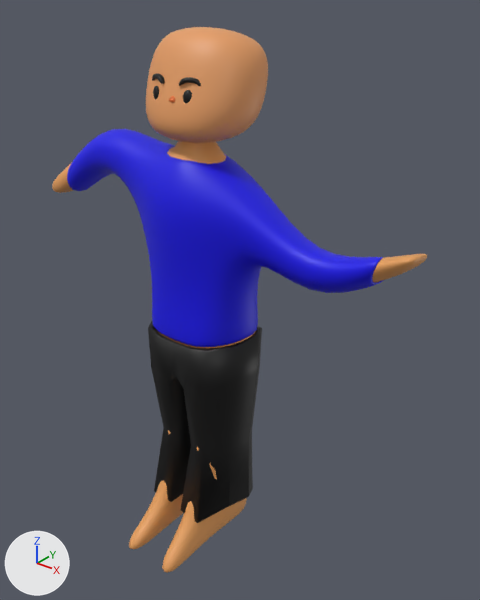
Renders of the OBJ model DirectXGame/Resources/ningen/ningen.obj from each side of a commit.
Both versions are drawn from a 50 mm lens placed at (3.03, -3.12, 4.27), pointed at (0.3, 0.29, 2.15). Arrows for +X, +Y and +Z are at lower left; the lights stay in place. The first picture is the older version. Where no turn or scale is listed for an object, it has been applied to the vertices.

In view in the first picture: 'head.001'.
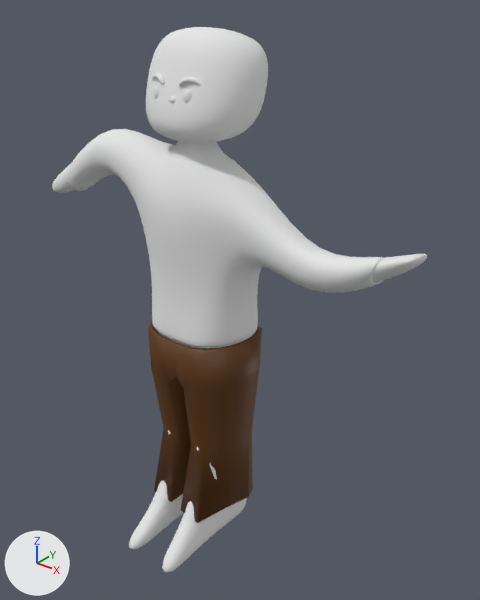
Boxes [x1, y1, x2, y2] around the edits, measured in the pictures (480 x 600 px):
part 1 of me_head_001, recoloured (orange to white): [146, 27, 268, 143] in both
part 2 of me_head_001, recoloured: [52, 141, 427, 573] in both
part 3 of me_head_001, recoloured: [183, 90, 192, 103] in both
part 4 of me_head_001, recoloured: [153, 86, 159, 99] in both
part 5 of me_head_001, recoloured: [179, 77, 201, 86] in both
part 6 of me_head_001, recoloured: [152, 74, 165, 84] in both
part 7 of me_head_001, recoloured (blue to white): [67, 129, 384, 347] in both
part 8 of me_head_001, recoloured: [148, 321, 262, 523] in both

The edits, one by one:
Picture 'ningen.png' (img_ningen_png) is new.
Material 'Material' (mat_material) is new.
Its base color is (0.8, 0.8, 0.8) (white #e7e7e7).
Its roughness is 1.0.
Material 'マテリアル.001' (mat_マテリアル_001) is new.
Its texture is img_ningen_png.
me_head_001 has 10198 vertices, 10254 faces and spans x -1.53..1.67, y -0.57..0.6, z 0.03..3.99.
me_head_001 is used by ob_head_001; location (0.0, 0.0, 0.0).
me_head_001 no longer uses material mat_マテリアル_008 (orange #e76f2a).
me_head_001 part 1: all 640 faces that had it switch from mat_マテリアル_005 (orange #e79e64) to mat_material (white #e7e7e7).
me_head_001 part 2: all 3040 faces that had it switch from mat_マテリアル_004 (orange #e7a15e) to mat_material (white #e7e7e7).
me_head_001 part 3: all 512 faces that had it switch from mat_マテリアル_006 (black #000000) to mat_material (white #e7e7e7).
me_head_001 part 4: all 512 faces that had it switch from mat_マテリアル_007 (black #000000) to mat_material (white #e7e7e7).
me_head_001 part 5: all 1152 faces that had it switch from mat_マテリアル_009 (black #000000) to mat_material (white #e7e7e7).
me_head_001 part 6: all 1152 faces that had it switch from mat_マテリアル_010 (black #000000) to mat_material (white #e7e7e7).
me_head_001 part 7: all 3072 faces that had it switch from mat_マテリアル_002 (blue #0b00e7) to mat_material (white #e7e7e7).
me_head_001 part 8: all 134 faces that had it switch from mat_マテリアル_003 (black #000000) to mat_マテリアル_001 (picture img_ningen_png).
